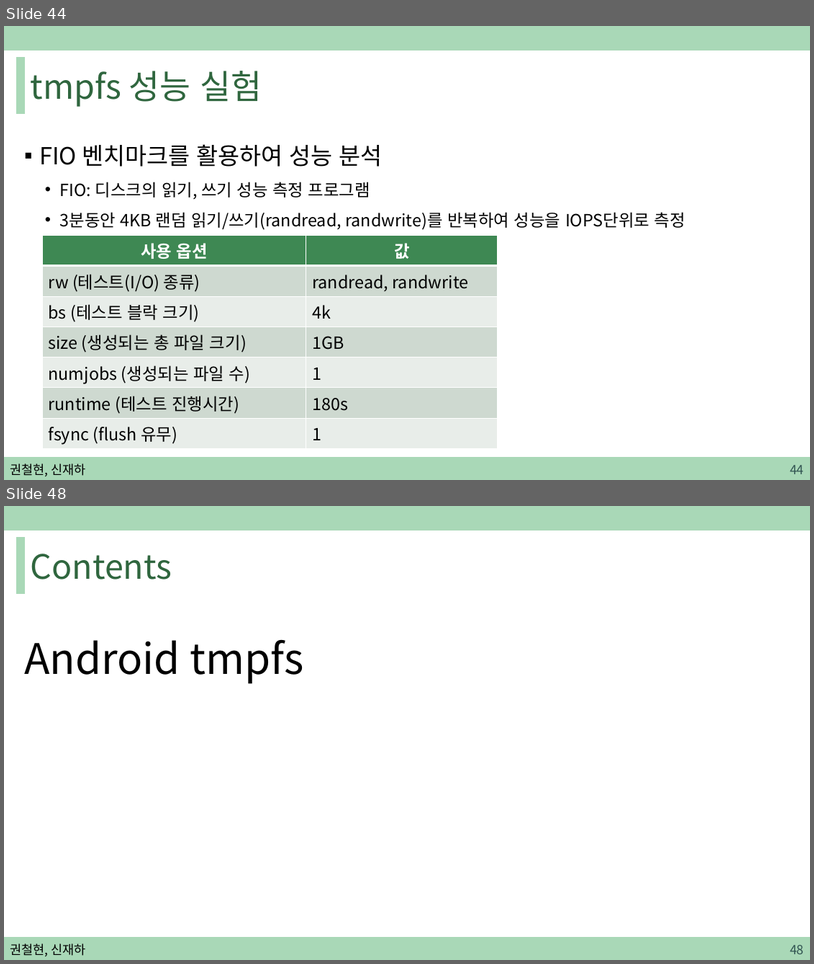
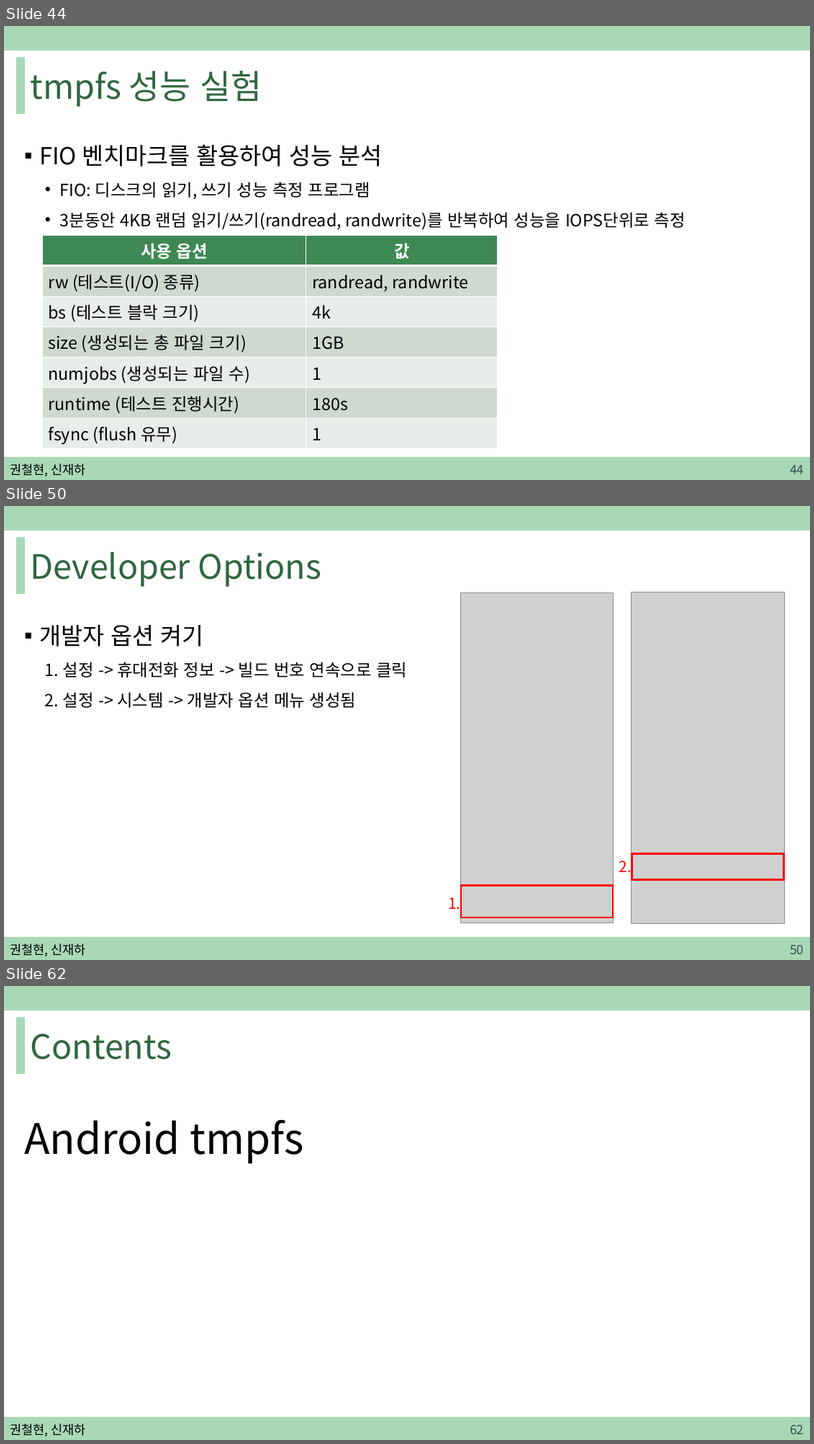
Before and after one commit to sjh4287/capston, a slide deck: 2022.02.18/권철현,신재하.pptx. Shown one above the other, each under a label of ours: slides 44 and 48 before the commit, slides 44, 50 and 62 after it; the slides between them are not shown. The pictures are 814x964 and 814x1444 pixels, drawn with LibreOffice and Linux fonts; fonts in the diff are those of the drawing; grey boxes stand for pictures. Boxes give left, top, right and bottom in pixels: in the first picture for what was removed or moved away, otherwise in the second. Text is boxed around its words. In the diff, an @@ line names an element or a change of style, - is before the commit and + after.

```diff
--- a/2022.02.18/권철현,신재하.pptx
+++ b/2022.02.18/권철현,신재하.pptx
@@ slide 50 added at (4,506,810,960), background #FFFFFF; not listed: 3 template elements that a slide beside it also shows @@
@@ title added at (31,552,322,587), 40 pt, text #2F663E @@
+Developer Options
@@ picture added at (632,592,785,924) @@
@@ picture added at (461,593,613,923) @@
@@ text added at (39,625,408,708), 20 pt, text #000000 @@
+▪ 개발자 옵션 켜기
+  1. 설정 -> 휴대전화 정보 -> 빌드 번호 연속으로 클릭
+  2. 설정 -> 시스템 -> 개발자 옵션 메뉴 생성됨
@@ text added at (619,860,631,872), 18 pt, text #FF0000 @@
+2.
@@ rectangle added at (633,853,784,879), outline #FF0000 2.25 pt @@
@@ rectangle added at (461,885,613,917), outline #FF0000 2.25 pt @@
@@ text added at (448,897,460,908), 18 pt, text #FF0000 @@
+1.
@@ text added at (10,943,85,956), 15 pt, text #000000 @@
+권철현, 신재하
@@ page number added at (790,944,804,954), 15 pt, text #305250 @@
+50
@@ what was slide 48 is now slide 62 @@
@@ page number at (790,1424,804,1434): text changed @@
-48
+62
```
Also in this commit, not shown: 3 slides changed, 16 other slides added, 1 slide removed.
